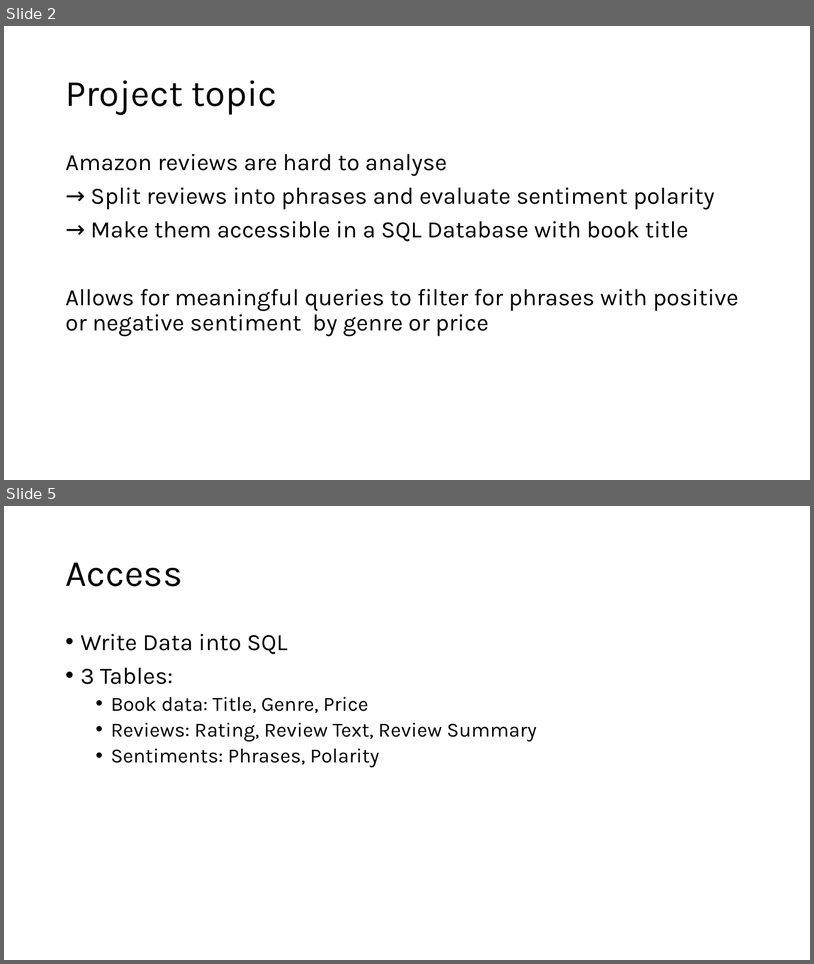
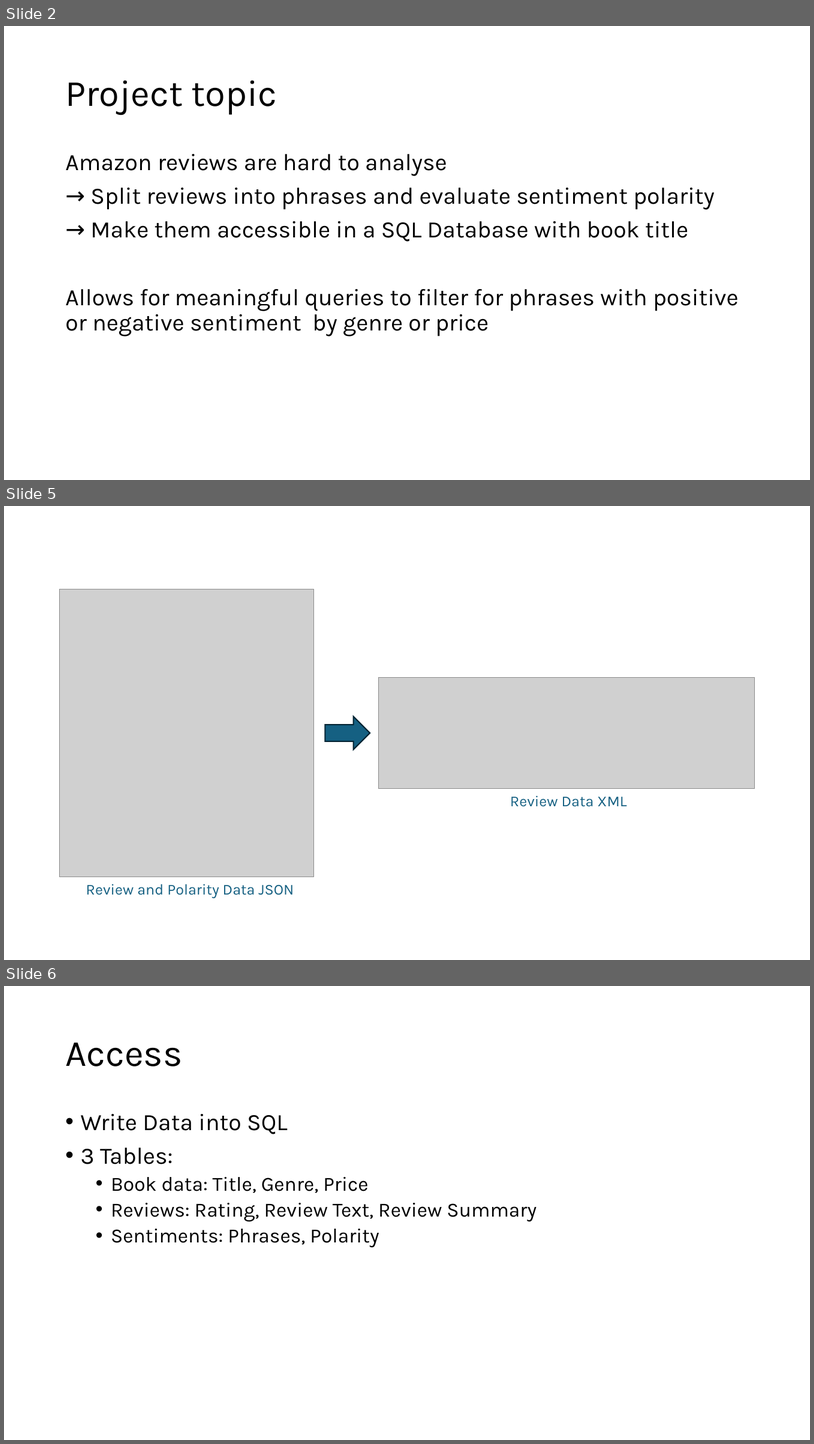
Before and after one commit to Bort1900/text-tech, a slide deck: Book Reviewscope.odp. Shown one above the other, each under a label of ours: slides 2 and 5 before the commit, slides 2, 5 and 6 after it; the slides between them are not shown. The pictures are 814x964 and 814x1444 pixels, drawn with LibreOffice and Linux fonts; fonts in the diff are those of the drawing; grey boxes stand for pictures. Boxes give left, top, right and bottom in pixels: in the first picture for what was removed or moved away, otherwise in the second. Text is boxed around its words. In the diff, an @@ line names an element or a change of style, - is before the commit and + after.

```diff
--- a/Book Reviewscope.odp
+++ b/Book Reviewscope.odp
@@ slide 5 added at (x1=4, y1=506, x2=810, y2=960), background #FFFFFF @@
@@ picture added at (x1=60, y1=589, x2=314, y2=877) @@
@@ picture added at (x1=379, y1=678, x2=755, y2=789) @@
@@ freeform shape added at (x1=325, y1=717, x2=370, y2=750), fill #156082, outline #042433 1.5 pt @@
@@ text added at (x1=510, y1=795, x2=627, y2=807), 18 pt, text #156082 @@
+Review Data XML
@@ text added at (x1=86, y1=883, x2=294, y2=898), 18 pt, text #156082 @@
+Review and Polarity Data JSON
@@ what was slide 5 is now slide 6 @@
```
Also in this commit, not shown: 3 slides changed, 1 other slide added.
